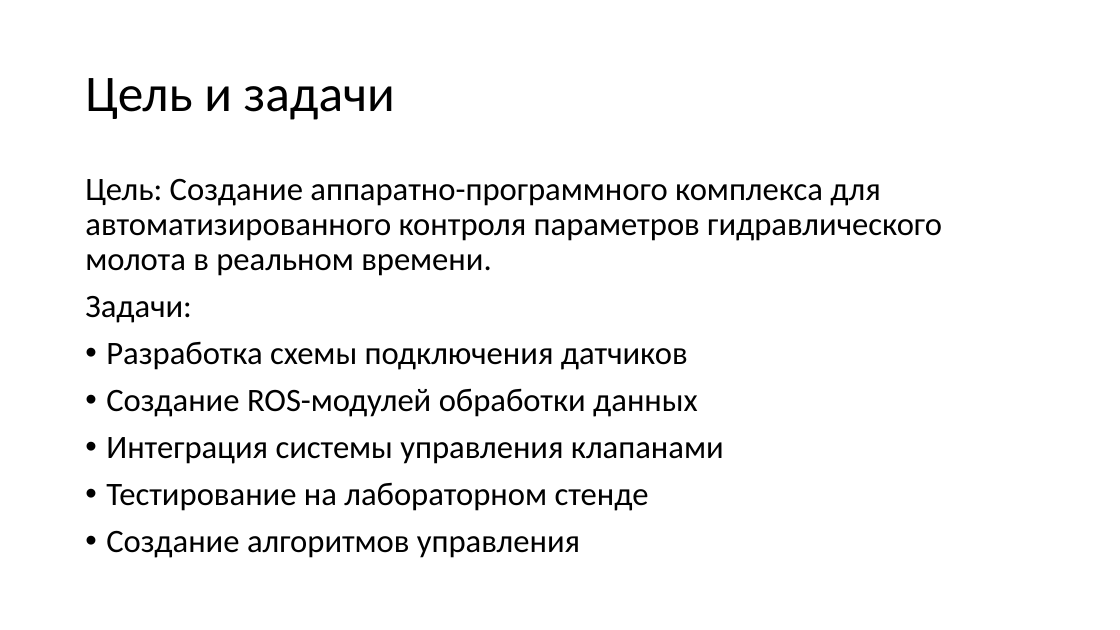
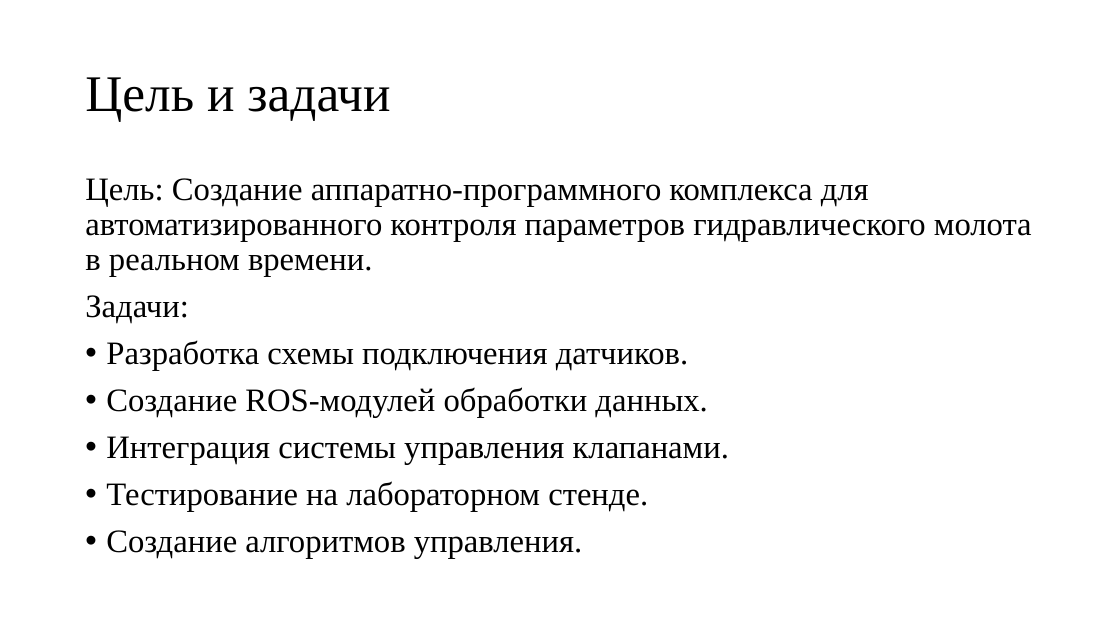
Before and after one commit to KeroDeep/Education, a slide deck: slide 4 of Novosibirsk_State_University/Курсовая работа/Презентация.pptx. Drawn at 1120x630 pixels with LibreOffice and Linux fonts; fonts in the diff are those of the drawing. Boxes give left, top, right and bottom in pixels: in the first picture for what was removed or moved away, otherwise in the second. Text is boxed around its words. In the diff, an @@ line names an element or a change of style, - is before the commit and + after.

```diff
--- a/Novosibirsk_State_University/Курсовая работа/Презентация.pptx
+++ b/Novosibirsk_State_University/Курсовая работа/Презентация.pptx
@@ title "Цель и задачи" at (85,77,390,121): font Calibri to Times New Roman @@
@@ text at (85,178,1032,324): font Calibri to Times New Roman in "Цель: Создание аппаратно-программного комплекса для автомати ...", "Задачи:" @@
@@ text at (106,340,729,558): text changed; font Calibri to Times New Roman @@
-• Разработка схемы подключения датчиков
-• Создание ROS-модулей обработки данных
-• Интеграция системы управления клапанами
-• Тестирование на лабораторном стенде
-• Создание алгоритмов управления
+• Разработка схемы подключения датчиков.
+• Создание ROS-модулей обработки данных.
+• Интеграция системы управления клапанами.
+• Тестирование на лабораторном стенде.
+• Создание алгоритмов управления.
```
Also in this commit, not shown: 10 other slides changed, 15 other files.
